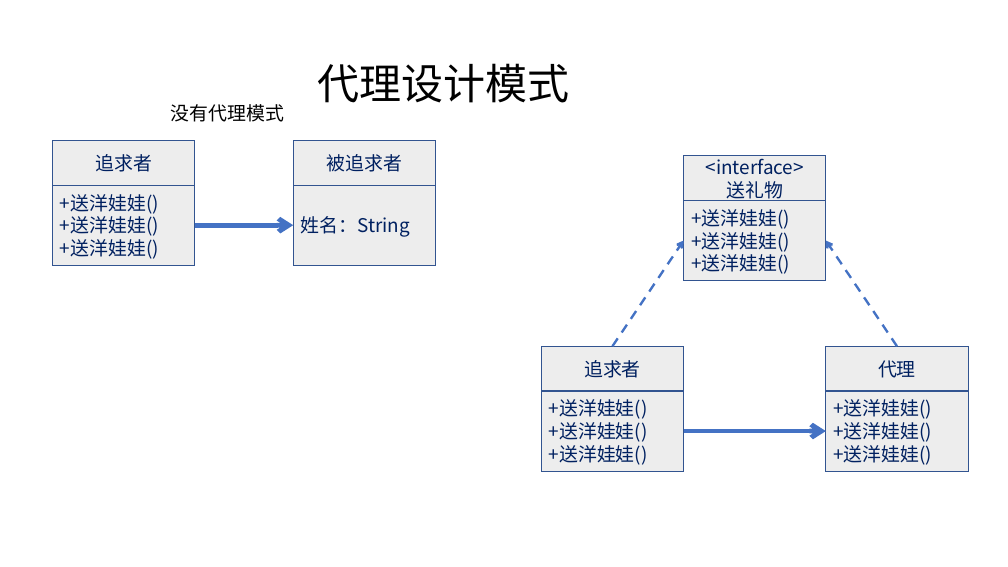
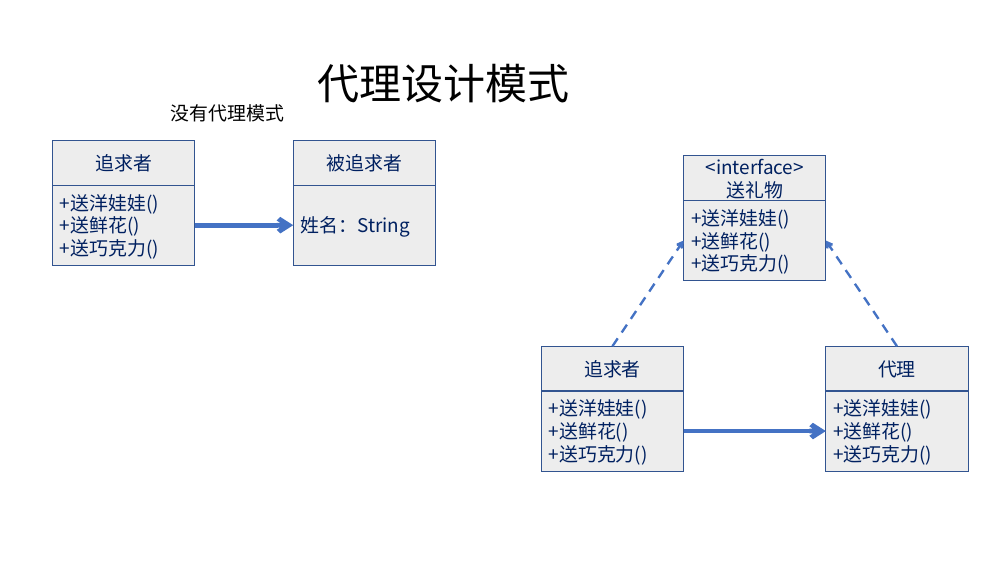
Before and after one commit to CYZZ/shejimoshi, a slide deck: slide 4 of 0329分享会资料/设计模式0328.pptx. Drawn at 1008x567 pixels with LibreOffice and Linux fonts; fonts in the diff are those of the drawing. Boxes give left, top, right and bottom in pixels: in the first picture for what was removed or moved away, otherwise in the second. Text is boxed around its words. In the diff, an @@ line names an element or a change of style, - is before the commit and + after.

Commit message:
feat：添加备忘录模式

```diff
--- a/0329分享会资料/设计模式0328.pptx
+++ b/0329分享会资料/设计模式0328.pptx
@@ text in rectangle at (x1=60, y1=216, x2=159, y2=259): text changed @@
-+送洋娃娃()
-+送洋娃娃()
++送鲜花()
++送巧克力()
@@ text in rectangle at (x1=691, y1=232, x2=790, y2=274): text changed @@
-+送洋娃娃()
-+送洋娃娃()
++送鲜花()
++送巧克力()
@@ text in rectangle at (x1=549, y1=422, x2=648, y2=465): text changed @@
-+送洋娃娃()
-+送洋娃娃()
++送鲜花()
++送巧克力()
@@ text in rectangle at (x1=833, y1=422, x2=932, y2=465): text changed @@
-+送洋娃娃()
-+送洋娃娃()
++送鲜花()
++送巧克力()
```
Also in this commit, not shown: 5 other slides changed, 4 slides added, 21 other files.
